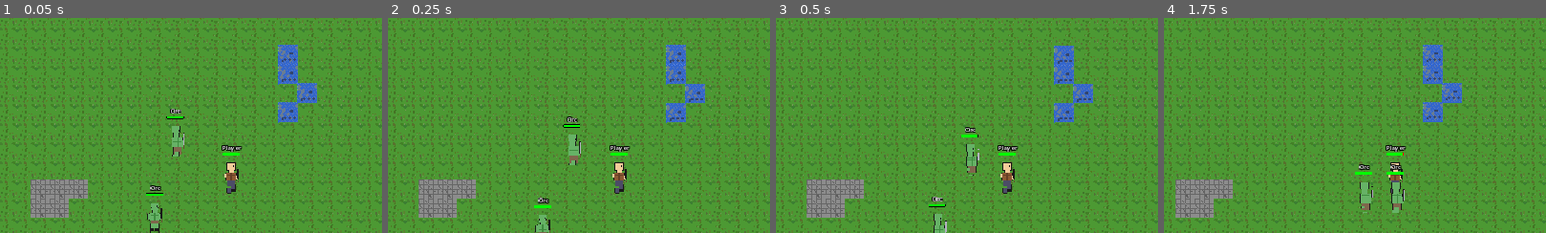
Above: before the commit, frames 1-4 (left to right).
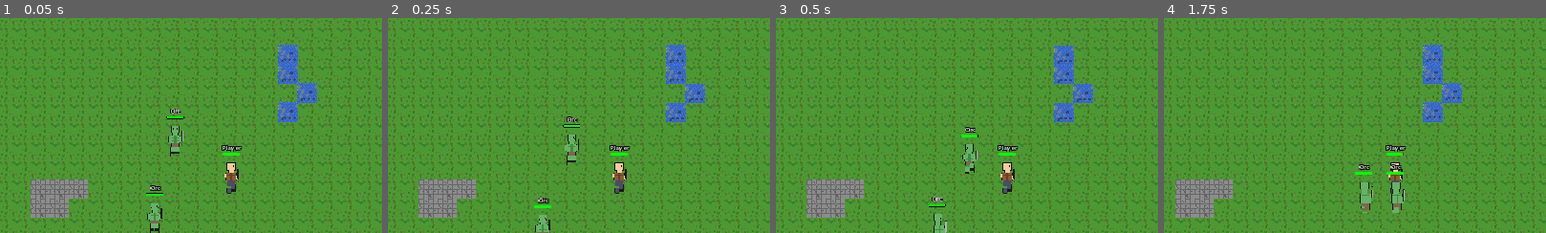
Above: after the commit, the same moments.

Repository: mattzanco/Trithia
Game: Godot game, scene res://scenes/main.tscn
The game is run twice, just before and just after one commit, with the same random seed, the same clock (stepped at 60 frames per second) and the same inputs.
Inputs (mouse positions are % of the whole screen's width and height, from its top left):
- Up to frame 1 (0.05 s): no input
- Up to frame 2 (0.25 s): no input
- Up to frame 3 (0.5 s): no input
- Up to frame 4 (1.75 s): move the mouse to (72, 45) at 0.52 s; hold D (move_right) 0.53-1.28 s; hold Ctrl 0.53-1.28 s; click (72, 45) at 0.67 s; move the mouse to (30, 55) at 1.27 s; hold S (move_down) from 1.28 s (still down); tap Ctrl at 1.35 s
The pictures show only the part of the screen within x 20-70%, y 15-65%; the shares and areas given below are measured in that part.

The runs differ from the first frame. In frame 1, 0.3% of the frame differs, in the area x 44-49%, y 50-65%; in frame 2, 0.3%; in frame 3, 0.3%; in frame 4, nothing differs.

Commit message:
Add random facing direction for spawned enemies
- Orcs now spawn with a random facing direction (up, down, left, right)
- Direction is chosen randomly during _ready() initialization
- Adds variety to enemy spawning and makes encounters more dynamic

Diff:
--- a/scripts/orc.gd
+++ b/scripts/orc.gd
@@ -88,12 +88,17 @@
 	print("Orc position after snapping: ", position)
 
 	target_position = position
-	current_direction = Vector2.DOWN
-
-	# Start with idle animation
+
+	# Set random facing direction
+	var directions = [Vector2.DOWN, Vector2.UP, Vector2.LEFT, Vector2.RIGHT]
+	var direction_names = ["down", "up", "left", "right"]
+	var random_index = randi() % directions.size()
+	current_direction = directions[random_index]
+
+	# Start with idle animation for the random direction
 	if animated_sprite.sprite_frames != null:
-		animated_sprite.play("idle_down")
-		print("Orc animation started")
+		animated_sprite.play("idle_" + direction_names[random_index])
+		print("Orc animation started facing " + direction_names[random_index])
 	else:
 		print("ERROR: sprite_frames is null after create_orc_animations!")
 
